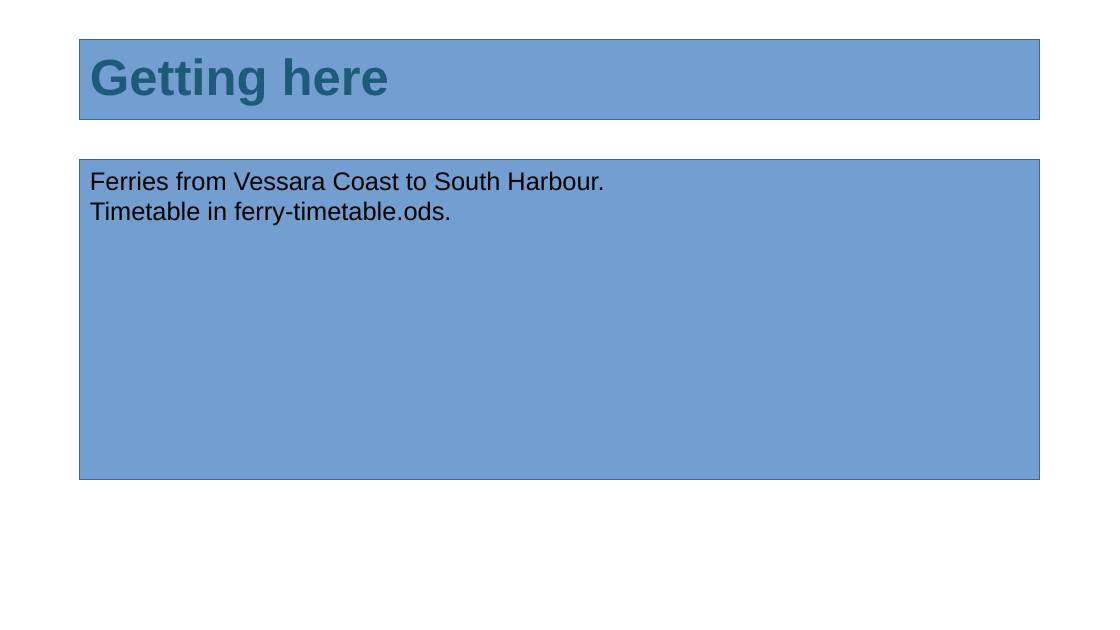
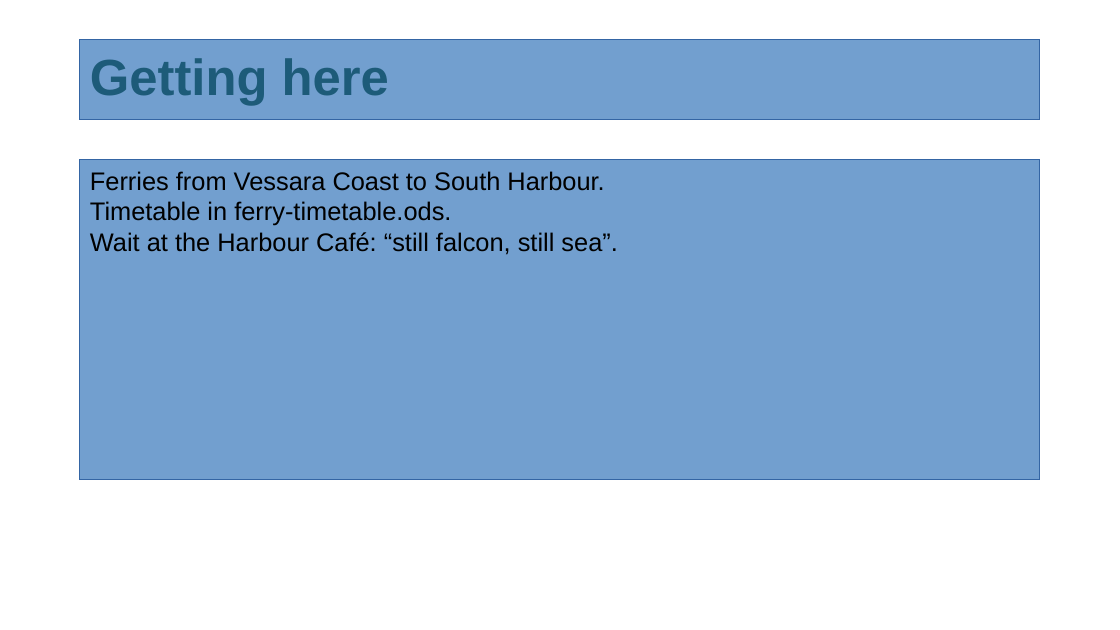
Before and after one commit to oc-group/tessaluna, a slide deck: slide 4 of documents/island-presentation.odp. Drawn at 1120x630 pixels with LibreOffice and Linux fonts; fonts in the diff are those of the drawing. Boxes give left, top, right and bottom in pixels: in the first picture for what was removed or moved away, otherwise in the second. Text is boxed around its words. In the diff, an @@ line names an element or a change of style, - is before the commit and + after.

```diff
--- a/documents/island-presentation.odp
+++ b/documents/island-presentation.odp
@@ text in rectangle at [90, 232, 617, 255]: paragraph added @@
+Wait at the Harbour Café: “still falcon, still sea”.
```
Also in this commit, not shown: 2 other files.
